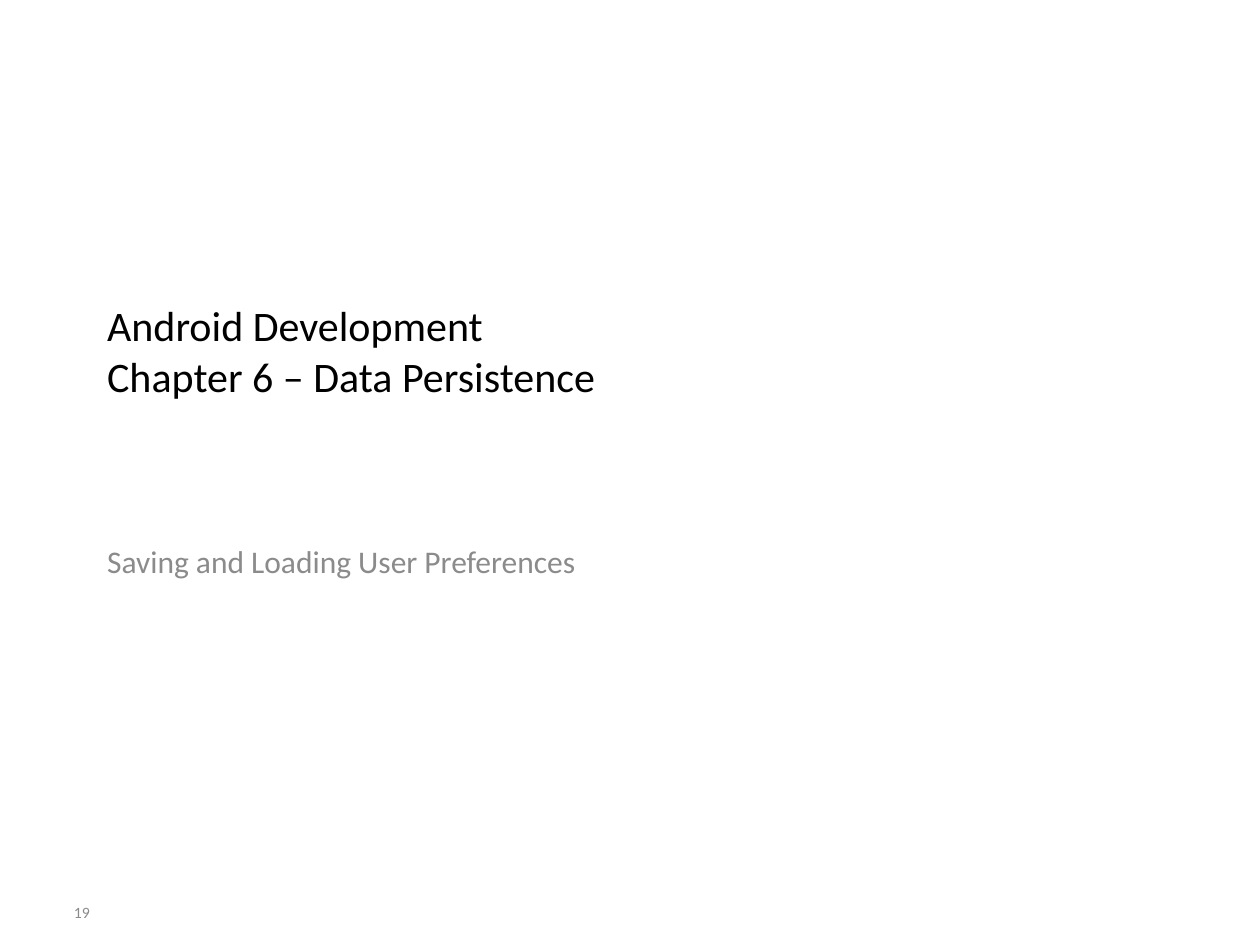
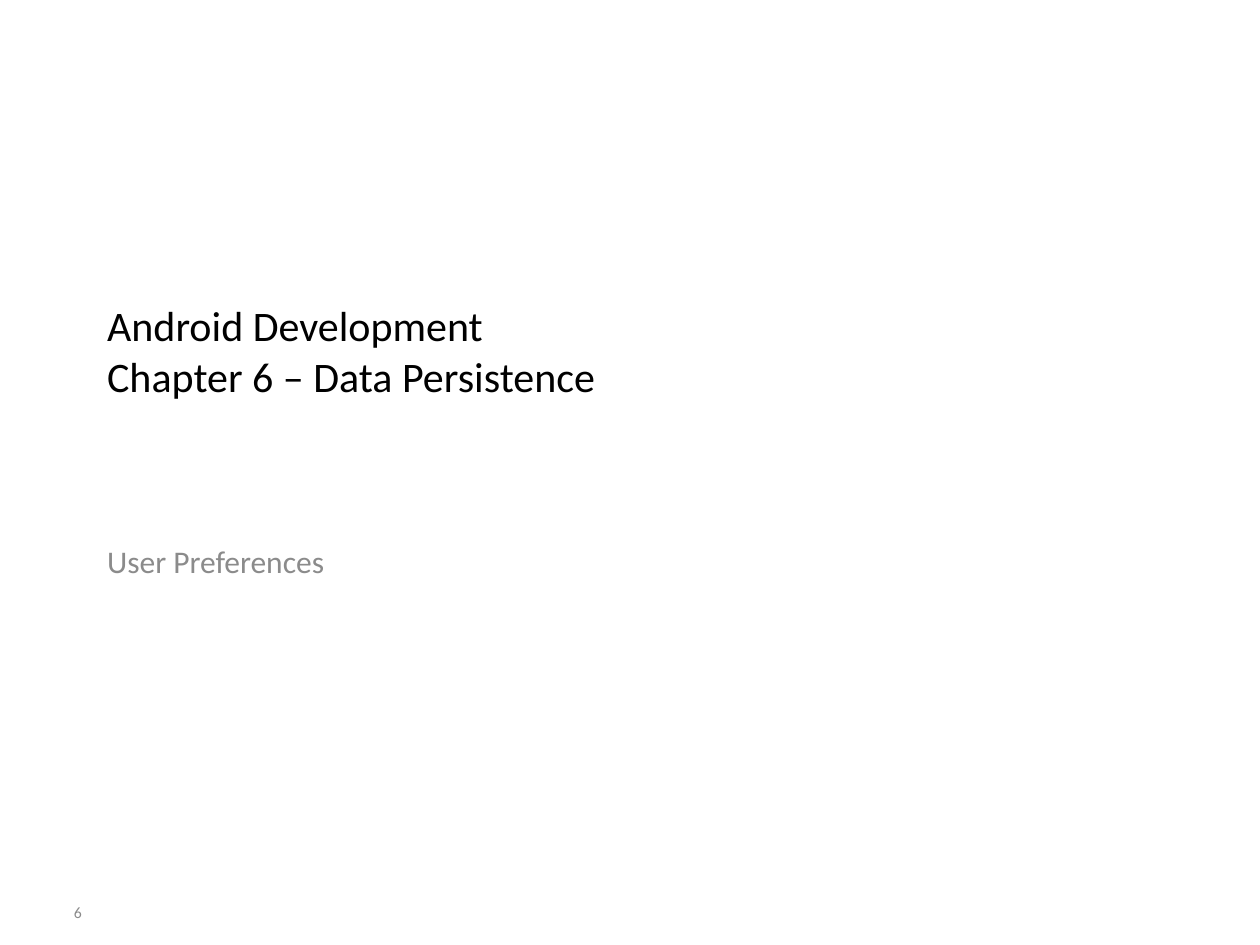
Before and after one commit to BioBoost/android_development_course, a slide deck: slide 6 of slides/chapter6_data_persistence.pptx (slide 19 before the commit). Drawn at 1260x945 pixels with LibreOffice and Linux fonts; fonts in the diff are those of the drawing; background and template pictures are left out. Boxes give left, top, right and bottom in pixels: in the first picture for what was removed or moved away, otherwise in the second. Text is boxed around its words. In the diff, an @@ line names an element or a change of style, - is before the commit and + after.

Commit message:
Add slides on preferences

```diff
--- a/slides/chapter6_data_persistence.pptx
+++ b/slides/chapter6_data_persistence.pptx
@@ subtitle at [107,551,324,573]: text changed @@
-Saving and Loading User Preferences
+User Preferences
@@ page number at [74,907,82,918]: text changed @@
-19
+6
```
Also in this commit, not shown: 2 other slides changed, 9 slides added, 20 slides removed, 42 other files.
